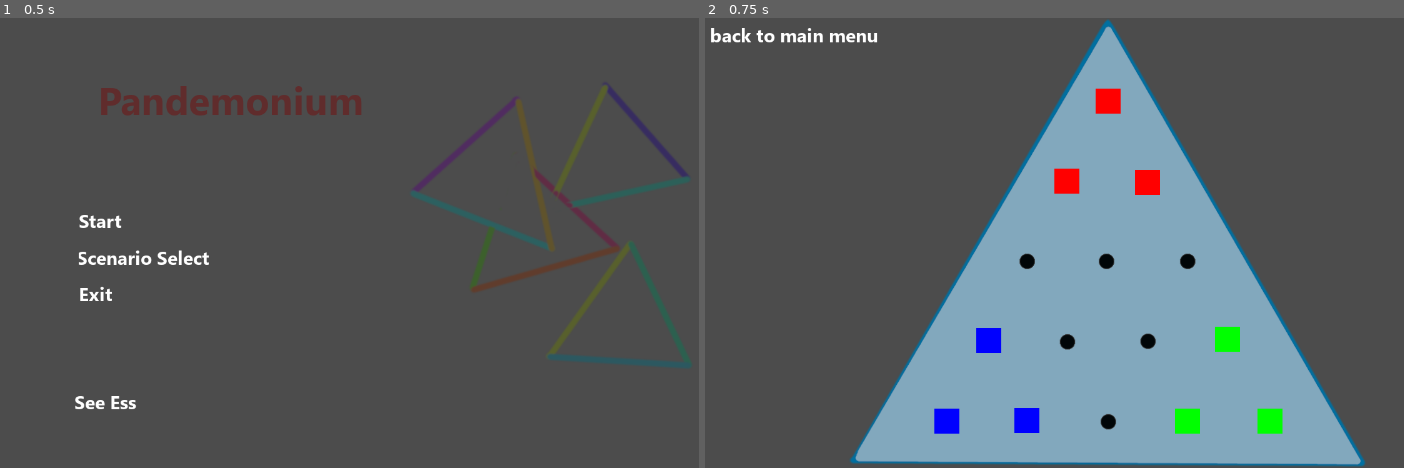
Above: before the commit, frames 1-2 (left to right).
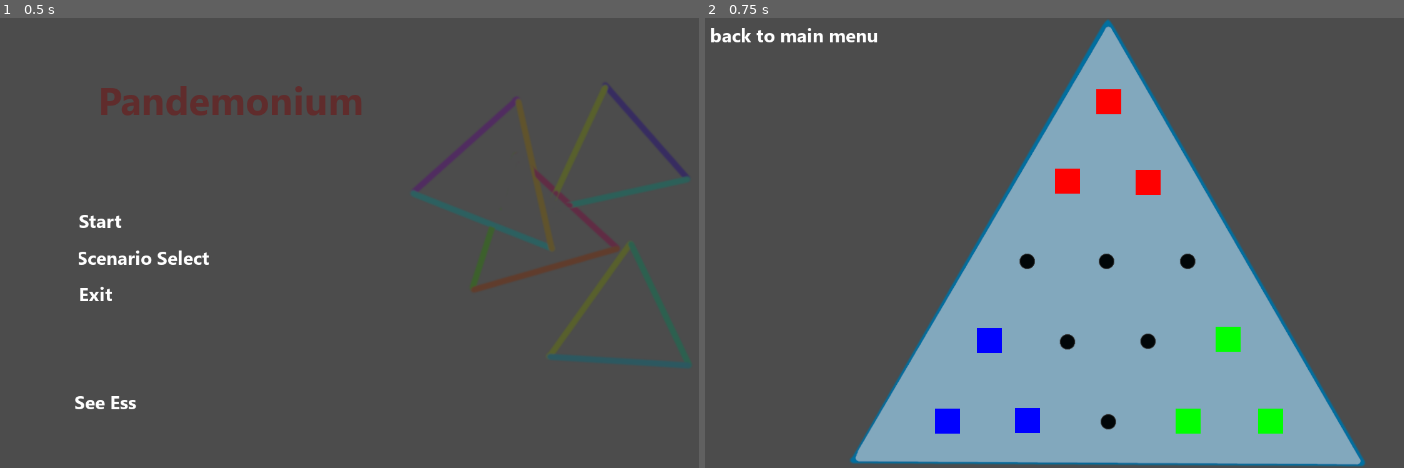
Above: after the commit, the same moments.

Repository: DimpyRed/Pandemonium
Game: Godot game, scene res://title screen.tscn
Two runs of this game, one before a commit and one after it. Both use one fixed random seed, a clock stepped at 60 frames per second and the inputs below.
Inputs (mouse positions are in pixels of both pictures, inside the frame that each line leads up to):
- Up to frame 1 (0.5 s): no input
- Up to frame 2 (0.75 s): click (935, 220) at 0.5 s

Frame 1 is identical in both runs. In frame 2, 0.2% of the frame differs, in the area x 32-83%, y 15-93%.

Commit message:
made pieces more generalised

Diff:
--- a/Pandemonium/2dboard.tscn
+++ b/Pandemonium/2dboard.tscn
@@ -181,26 +181,26 @@
 }
 
 [node name="Control" type="Control" parent="."]
-margin_left = 319.927
+margin_left = 321.219
 margin_top = 28.3626
-margin_right = 976.927
+margin_right = 978.219
 margin_bottom = 705.363
 __meta__ = {
 "_edit_use_anchors_": false
 }
 
-[node name="red1" type="ColorRect" parent="Control"]
+[node name="pos(1,1)" type="ColorRect" parent="Control"]
 margin_left = 305.177
-margin_top = 85.1026
+margin_top = 86.1026
 margin_right = 345.177
-margin_bottom = 125.103
-color = Color( 1, 0, 0, 1 )
-script = ExtResource( 5 )
-__meta__ = {
-"_edit_use_anchors_": false
-}
-
-[node name="red2" type="ColorRect" parent="Control"]
+margin_bottom = 126.103
+color = Color( 1, 0, 0, 1 )
+script = ExtResource( 5 )
+__meta__ = {
+"_edit_use_anchors_": false
+}
+
+[node name="pos(1,2)" type="ColorRect" parent="Control"]
 margin_left = 368.195
 margin_top = 214.54
 margin_right = 408.195
@@ -211,7 +211,40 @@
 "_edit_use_anchors_": false
 }
 
-[node name="red3" type="ColorRect" parent="Control"]
+[node name="pos(1,3)" type="ColorRect" parent="Control"]
+margin_left = 433.562
+margin_top = 340.996
+margin_right = 473.562
+margin_bottom = 380.996
+color = Color( 0, 0, 0, 0 )
+script = ExtResource( 5 )
+__meta__ = {
+"_edit_use_anchors_": false
+}
+
+[node name="pos(1,4)" type="ColorRect" parent="Control"]
+margin_left = 495.915
+margin_top = 466.34
+margin_right = 535.915
+margin_bottom = 506.34
+color = Color( 0, 1, 0, 1 )
+script = ExtResource( 5 )
+__meta__ = {
+"_edit_use_anchors_": false
+}
+
+[node name="pos(1,5)" type="ColorRect" parent="Control"]
+margin_left = 563.877
+margin_top = 597.415
+margin_right = 603.877
+margin_bottom = 637.415
+color = Color( 0, 1, 0, 1 )
+script = ExtResource( 5 )
+__meta__ = {
+"_edit_use_anchors_": false
+}
+
+[node name="pos(2,2)" type="ColorRect" parent="Control"]
 margin_left = 238.86
 margin_top = 213.137
 margin_right = 278.86
@@ -222,29 +255,29 @@
 "_edit_use_anchors_": false
 }
 
-[node name="green1" type="ColorRect" parent="Control"]
-margin_left = 563.877
-margin_top = 597.415
-margin_right = 603.877
-margin_bottom = 637.415
-color = Color( 0, 1, 0, 1 )
-script = ExtResource( 5 )
-__meta__ = {
-"_edit_use_anchors_": false
-}
-
-[node name="green2" type="ColorRect" parent="Control"]
-margin_left = 495.915
-margin_top = 466.34
-margin_right = 535.915
-margin_bottom = 506.34
-color = Color( 0, 1, 0, 1 )
-script = ExtResource( 5 )
-__meta__ = {
-"_edit_use_anchors_": false
-}
-
-[node name="green3" type="ColorRect" parent="Control"]
+[node name="pos(2,3)" type="ColorRect" parent="Control"]
+margin_left = 303.883
+margin_top = 340.12
+margin_right = 343.883
+margin_bottom = 380.12
+color = Color( 0, 0, 0, 0 )
+script = ExtResource( 5 )
+__meta__ = {
+"_edit_use_anchors_": false
+}
+
+[node name="pos(2,4)" type="ColorRect" parent="Control"]
+margin_left = 370.453
+margin_top = 468.222
+margin_right = 410.453
+margin_bottom = 508.222
+color = Color( 0, 0, 0, 0 )
+script = ExtResource( 5 )
+__meta__ = {
+"_edit_use_anchors_": false
+}
+
+[node name="pos(2,5)" type="ColorRect" parent="Control"]
 margin_left = 431.579
 margin_top = 597.415
 margin_right = 471.579
@@ -256,7 +289,51 @@
 "_edit_use_anchors_": false
 }
 
-[node name="blue3" type="ColorRect" parent="Control"]
+[node name="pos(3,1)" type="ColorRect" parent="Control"]
+margin_left = 176.964
+margin_top = 340.964
+margin_right = 216.964
+margin_bottom = 380.964
+color = Color( 0, 0, 0, 0 )
+script = ExtResource( 5 )
+__meta__ = {
+"_edit_use_anchors_": false
+}
+
+[node name="pos(3,2)" type="ColorRect" parent="Control"]
+margin_left = 240.29
+margin_top = 470.199
+margin_right = 280.29
+margin_bottom = 510.199
+color = Color( 0, 0, 0, 0 )
+script = ExtResource( 5 )
+__meta__ = {
+"_edit_use_anchors_": false
+}
+
+[node name="pos(3,3)" type="ColorRect" parent="Control"]
+margin_left = 305.263
+margin_top = 597.561
+margin_right = 345.263
+margin_bottom = 637.561
+color = Color( 0, 0, 0, 0 )
+script = ExtResource( 5 )
+__meta__ = {
+"_edit_use_anchors_": false
+}
+
+[node name="pos(4,1)" type="ColorRect" parent="Control"]
+margin_left = 113.982
+margin_top = 467.844
+margin_right = 153.982
+margin_bottom = 507.844
+color = Color( 0, 0, 1, 1 )
+script = ExtResource( 5 )
+__meta__ = {
+"_edit_use_anchors_": false
+}
+
+[node name="pos(4,2)" type="ColorRect" parent="Control"]
 margin_left = 175.01
 margin_top = 596.269
 margin_right = 215.01
@@ -267,89 +344,12 @@
 "_edit_use_anchors_": false
 }
 
-[node name="blue1" type="ColorRect" parent="Control"]
-margin_left = 113.982
-margin_top = 467.844
-margin_right = 153.982
-margin_bottom = 507.844
-color = Color( 0, 0, 1, 1 )
-script = ExtResource( 5 )
-__meta__ = {
-"_edit_use_anchors_": false
-}
-
-[node name="blue2" type="ColorRect" parent="Control"]
+[node name="pos(5,1)" type="ColorRect" parent="Control"]
 margin_left = 47.4996
 margin_top = 596.521
 margin_right = 87.4996
 margin_bottom = 636.521
 color = Color( 0, 0, 1, 1 )
-script = ExtResource( 5 )
-__meta__ = {
-"_edit_use_anchors_": false
-}
-
-[node name="opaque1" type="ColorRect" parent="Control"]
-margin_left = 305.263
-margin_top = 597.561
-margin_right = 345.263
-margin_bottom = 637.561
-color = Color( 0, 0, 0, 0 )
-script = ExtResource( 5 )
-__meta__ = {
-"_edit_use_anchors_": false
-}
-
-[node name="opaque2" type="ColorRect" parent="Control"]
-margin_left = 370.453
-margin_top = 468.222
-margin_right = 410.453
-margin_bottom = 508.222
-color = Color( 0, 0, 0, 0 )
-script = ExtResource( 5 )
-__meta__ = {
-"_edit_use_anchors_": false
-}
-
-[node name="opaque3" type="ColorRect" parent="Control"]
-margin_left = 433.562
-margin_top = 340.996
-margin_right = 473.562
-margin_bottom = 380.996
-color = Color( 0, 0, 0, 0 )
-script = ExtResource( 5 )
-__meta__ = {
-"_edit_use_anchors_": false
-}
-
-[node name="opaque4" type="ColorRect" parent="Control"]
-margin_left = 303.883
-margin_top = 340.12
-margin_right = 343.883
-margin_bottom = 380.12
-color = Color( 0, 0, 0, 0 )
-script = ExtResource( 5 )
-__meta__ = {
-"_edit_use_anchors_": false
-}
-
-[node name="opaque5" type="ColorRect" parent="Control"]
-margin_left = 176.964
-margin_top = 340.964
-margin_right = 216.964
-margin_bottom = 380.964
-color = Color( 0, 0, 0, 0 )
-script = ExtResource( 5 )
-__meta__ = {
-"_edit_use_anchors_": false
-}
-
-[node name="opaque6" type="ColorRect" parent="Control"]
-margin_left = 240.29
-margin_top = 470.199
-margin_right = 280.29
-margin_bottom = 510.199
-color = Color( 0, 0, 0, 0 )
 script = ExtResource( 5 )
 __meta__ = {
 "_edit_use_anchors_": false
--- a/Pandemonium/ColorRect.gd
+++ b/Pandemonium/ColorRect.gd
@@ -13,7 +13,7 @@
 		cr.color = color
 		cr.rect_size = Vector2(50, 50)
 		set_drag_preview(cr)
-		set_frame_color(Color(0, 0, 0, 0)) #sets dragged piece to opaque
+		set_frame_color(Color(0, 0, 0, 0)) #sets pos of dragged piece to opaque
 		return cr.color
 
 
--- a/Pandemonium/Control.gd
+++ b/Pandemonium/Control.gd
@@ -33,9 +33,3 @@
 	defaults = {
 		"color": color
 	}
-
-
-	#set children as MOUSE_FILTER_IGNORE
-	for n in get_children():
-		if "mouse_filter" in n:
-			n.mouse_filter = MOUSE_FILTER_IGNORE
